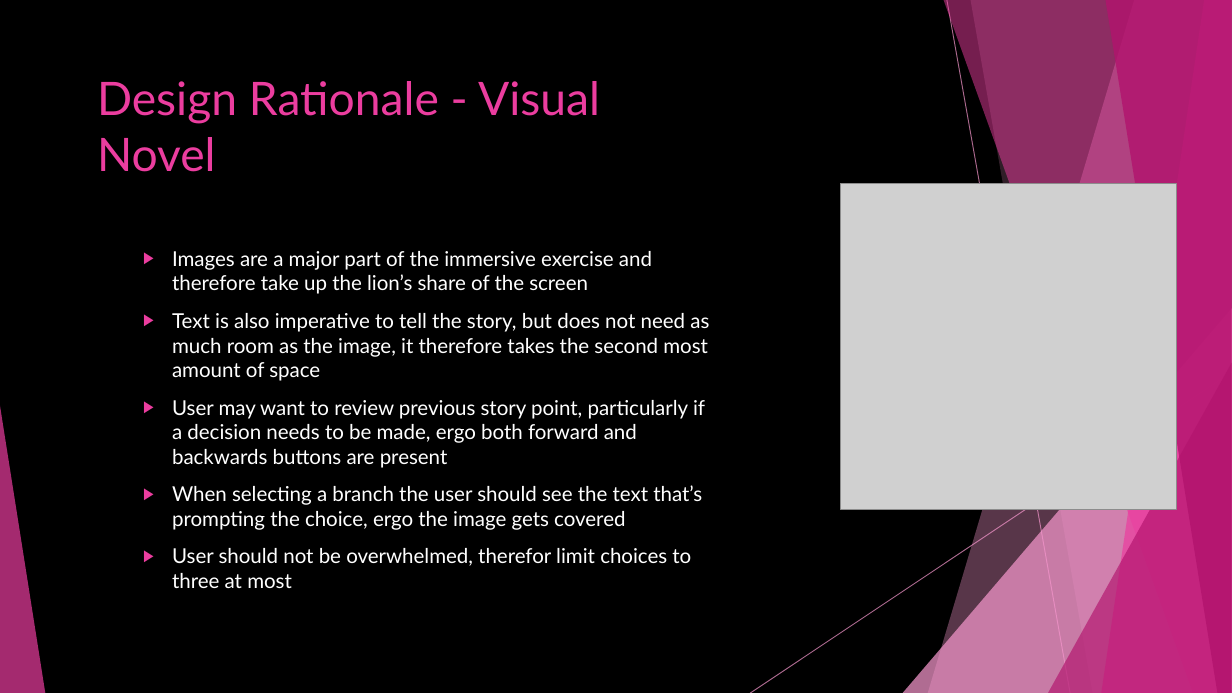
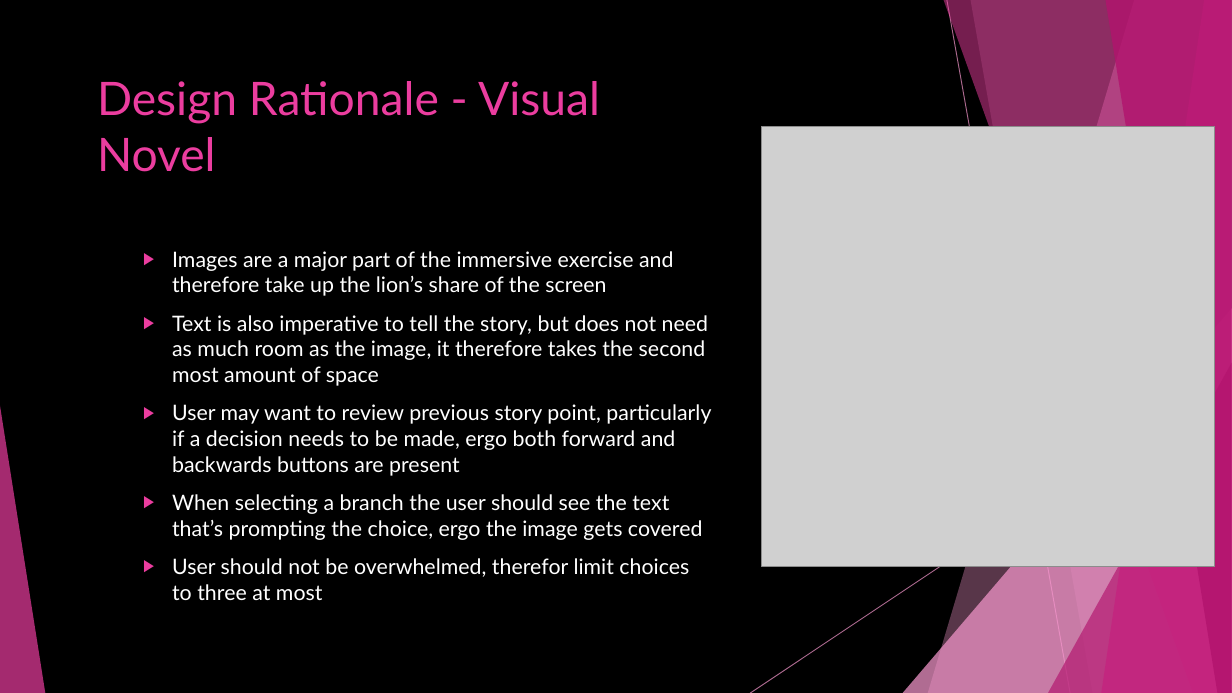
Before and after one commit to alexandraburress/488GroupProject, a slide deck: slide 8 of SchoolReport/Mobile Wizard Dress-Up Game.pptx. Drawn at 1232x693 pixels with LibreOffice and Linux fonts; fonts in the diff are those of the drawing; grey boxes stand for pictures. Boxes give left, top, right and bottom in pixels: in the first picture for what was removed or moved away, otherwise in the second. Text is boxed around its words. In the diff, an @@ line names an element or a change of style, - is before the commit and + after.

```diff
--- a/SchoolReport/Mobile Wizard Dress-Up Game.pptx
+++ b/SchoolReport/Mobile Wizard Dress-Up Game.pptx
@@ picture: place and size @@
-picture at [840,184,1176,509]
+picture at [762,127,1215,567]
@@ text "Images are a major part ..." at [172,251,711,600]: size 16 to 16.6 pt @@
```
Also in this commit, not shown: 12 other slides changed, 1 other file.
